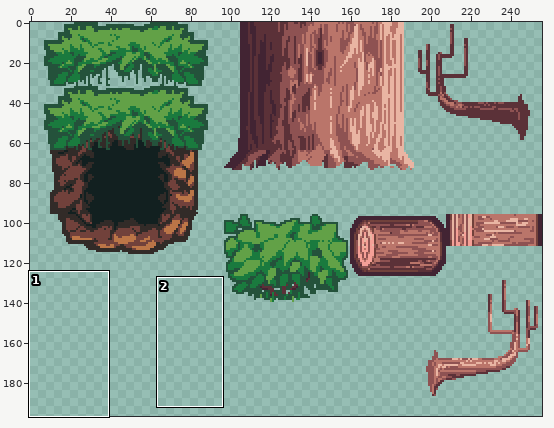
Pixel-art file: Chainsaw/Backgrounds/Tilesets.aseprite. Above: a wide view before the commit, with the close-up outlined.
Close-up. Before the edit:
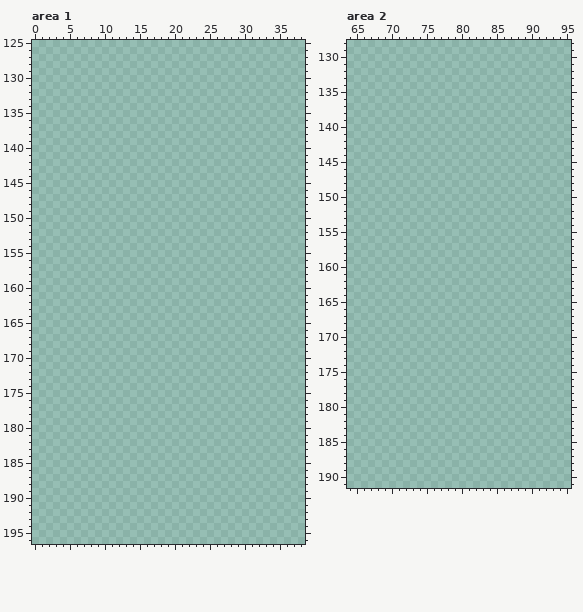
256x256 pixels, 1 frame. Shown: area 1: x 0..38, y 125..196; area 2: x 64..95, y 128..191. The wide view leaves out empty margins.
New version:
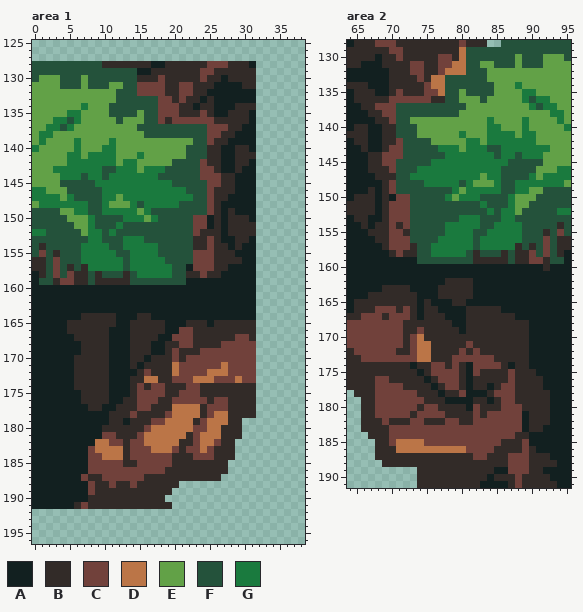
Palette (. is transparent): A #122020  B #322b28  C #71413b  D #bb7547  E #62a147  F #24523b  G #1a7a3e
Edits made:
Changed rows in their new state; - is an unchanged pixel.
Area 1, layer "TilemapFull":
first column x 0:
128 FFFFFFFFFFBBBBBBBAABBBBBBCCCBBBA
129 FFFFFFFFFFFFFFFAABBBBBBBCCBBBBBB
130 FEEEFFFEFFFFFFFBBBCBBBBBCBBABBBB
131 EEEEFFFEFFFEEFFCCCCBBCCBBBAAAABB
132 EEEEEEEEEEEEFFFCCCCBBCCBBAAAAAAA
133 EEEEEEEEEEEEFFFFFFCCBCBBABAAAAAA
134 EEEEEEEGEEEFFFFFFFCCCBBABBAAABBB
135 EEEEEGGEEEEFFFFEFFCCCBBBCBAABBBA
136 EEEGGFGEEEEEFEEEFFCBCCCCCCBBBBBA
137 EEGGFGEEEEEEEEEFFFFFFFFFFCCCBBAA
138 EGGEEEEEEEEEEEEEFFFFFFFFFCCBBAAA
139 EGEEEEGEEEEGEEEEEEEEEEEFFCBBAAAA
140 GEEEEEGEEEGGEEEEEEEEEEFFFBBAABBA
141 EEEEEGGEGGGGEEEGEEEEEEFFFBBAABBB
142 EEEEEGGGGGGGEGGEEEEEFFFFCBBAABBA
143 EEEGGGGGGGFFGGGEGGGFFFFFCCBAABAA
144 EEEEGGGFGGFGGGGGGGFFFFFFCCCBBAAA
145 EEEEFFFFFGGGGGGGGGGGFFFFFCCBBAAA
146 GGEEEFFFFFGGGGGGGGGGGGFFFCBBBAAA
147 GGGGEGFFFFGGEGGGGGGGGGGFFCBBAAAA
148 EGGGGGGGFFGEEEGFGGGGGFFFFCBAAAAA
149 FFFFEEGGFFGGGGGEGFFFFFFFFCBABAAA
150 FFFFFEEEGFFFFGGGEGFFFFFCCABABBBA
151 FFFFFFEEGFFFGFFFFFFFFFFCCABABBBB
152 GGFFFFFEGGFGFFFFFFFFFFFCBBBABBBB
153 FFFFFFFFGGFFFGGGFFFFFFFBBCBAABBA
154 FBFFFFFGGGGFFGGGGGFFFFFBBCBBABAA
155 FCFBFFFGGGGGFFGGGGFFFFFCCCBBBAAA
156 BBFCFFFGGGGGGFGGGGGFFFFCCCBBBBAA
157 BBFCFBFBGGGGGFGGGGGGFFACCCBBAAAA
158 ABFCFCBBFBFFFBFGGGGGFFBBCBBAAAAA
159 AFFBCCBBFBBBBBFFFFFFFFAAAAAAAAAA
160 AAAAAAAAAAAAAAAAAAAAAAAAAAAAAAAA
161 AAAAAAAAAAAAAAAAAAAAAAAAAAAAAAAA
162 AAAAAAAAAAAAAAAAAAAAAAAAAAAAAAAA
163 AAAAAAAAAAAAAAAAAAAAAAAAAAAAAAAA
164 AAAAAAABBBBBAAABBAAAAAAAAAAAAAAA
165 AAAAABBBBBBBAABBBBBAAABBBABBBBBB
166 AAAAABBBBBBAAABBBBBAACCBBBBBBBBB
167 AAAAAABBBBBAAABBBBAACCCBBBBBBCCB
168 AAAAAAABBBBAAABBBAABBCCBBBBCCCCC
169 AAAAAAABBBBAAABBBAABCBBBCCCCCCCC
170 AAAAAABBBBBAAABBABBBCBCCCCCCCCCC
171 AAAAAABBBBBAAABABBBBDCCCCCCDCCCC
172 AAAAAABBBBBAAAABCBBBDCCCCDDDCCCC
173 AAAAAABBBBBAAABBDDBBCCCDDDCCCDCC
174 AAAAAABBBBBAAABCBCCBBBCCBBBBBBBB
175 AAAAAAABBBBAAABCCCCBBCCCBBBBBBBB
176 AAAAAAABBBBAABBCCCBBCCCCCBCCBBBB
177 AAAAAAAABBAABBBCCBBBDDDDBCCCBBBB
178 AAAAAAAAAAABBBCBBBBCDDDDBCDDBBBB
179 AAAAAAAAAAABBABBBCCDDDDBCDDDBB--
180 AAAAAAAAAABBBBBBCDDDDDDCCDDBBB--
181 AAAAAAAAAACCBBBCDDDDDDBCDDDBBB--
182 AAAAAAAAADDCCBCCDDDDDBBCDDCBB---
183 AAAAAAAACDDDDBCCCDDDCBCCDCBBB---
184 AAAAAAAACCDDDBCCCCCCBBBCCCBBB---
185 AAAAAAAACCCCCBBCCCCCBBBBBBBB----
186 AAAAAAAACCCCCCCCCCCBBBBBBBBB----
187 AAAAAAACBBCCCCCCBBBBBBBBBBB-----
188 AAAAAAAACBBCBBCBBBBBB-----------
189 AAAAAAAACBBBBBBBBBBB------------
190 AAAAAAAABBBBBBBBBBB-------------
191 AAAAAABCBBBBBBBBBBBB------------
Area 2, layer "TilemapFull":
first column x 64:
128 ABBBCCCBBBBBBBBBCBBB--FFFFFFFFFF
129 BBBBBBCCBBBBBBBBDFFFFFFFFFFFFFFF
130 BBBBABBCBBBBBCCBDFFFFFFFEFFFEEEF
131 BBAAABBBBCCBBCCDDFFEEFFFEFFFEEEE
132 AAAAAABBBCCBBCDDDFFFEEEEEEEEEEEE
133 AAAAAABBBBCBDDFFFFFFEEEEEEEEEEEE
134 BBBAAABBBBBCDDFFFFFFFEEEGEEEEEEE
135 ABBBAABCBBBCCDFFEFFFFEEEEGGEEEEE
136 ABBBBBCCCCCCBBFFEEEFEEEEEGFGGEEE
137 AABBCCCFFFFFFFFFFEEEEEEEEEGFGGEE
138 AAABBCCFFFFFFFFFEEEEEEEEEEEEEGGE
139 AAAABBCFFEEEEEEEEEEEGEEEEGEEEEGE
140 ABBAABBFFFEEEEEEEEEEGGEEEGEEEEEG
141 BBBAABBFFFEEEEEEGEEEGGGGEGGEEEEE
142 ABBAABBCFFFFEEEEEGGEGGGGGGGEEEEE
143 AABAABCCFFFFFGGGEGGGFFGGGGGGGEEE
144 AAABBCCCFFFFFFGGGGGGGFGGFGGGEEEE
145 AAABBCCFFFFFGGGGGGGGGGGFFFFFEEEE
146 AAABBBCFFFGGGGGGGGGGGGFFFFFEEEGG
147 AAAABBBFFGGGGGGGGGGEGGFFFFGEGGGG
148 AAAAABCFFFFGGGGGFGEEEGFFGGGGGGGE
149 AAABABCFFFFFFFFGEGGGGGFFGGEEFFFF
150 ABBBABACCFFFFFGEGGGFFFFGEEEFFFFF
151 BBBBABCCCFFFFFFFFFFGFFFGEEFFFFFF
152 BBBBABCCCFFFFFFFFFFFGFGGEFFFFFGG
153 ABBAABCCCFFFFFFFGGGFFFGGFFFFFFFF
154 AABABBCBCFFFFFGGGGGFFGGGGFFFFFBF
155 AAABBBCCBFFFFFGGGGFFGGGGGFFFBFCF
156 AAAABBCCCFFFFGGGGGFGGGGGGFFFCFBB
157 AAAAABCCCBFFGGGGGGFGGGGGBFBFCFBB
158 AAAAAABCBBFFGGGGGFBFFFBFBBCFCFBA
159 AAAAAAAAAAFFFFFFFFBBBBBFBBCCBFFA
160 AAAAAAAAAAAAAAAAAAAAAAAAAAAABAAA
161 AAAAAAAAAAAAAAAAAAAAAAAAAAAAAAAA
162 AAAAAAAAAAAAAABBBBAAAAAAAAAAAAAA
163 AAAAABBBBAAAABBBBBAAAAAAAAAAAAAA
164 AAABBBBBBBAAABBBBBAAAAAAAAAAAAAA
165 ABBBBBBBBBABAAABBAAAAAAAAAAAAAAA
166 ABBBCCCBCBABBAAAABBBBBAAAAAAAAAA
167 BBCCCBCCCBABBBAAABBBBBBBAAAAAAAA
168 CCCCCCCCBBBBBBBAABBBBBBBBBAAAAAA
169 CCCCCCCCBBCBBBBBABBBBBBBBBAAAAAA
170 CCCCCCCCBCDBBBBBBBBBBBBBBBAAAAAA
171 CCCCCCCCBCDDBBBBBCBBBBBBBBAAAAAA
172 BCCCCCCBBCDDBBBBCBCBBBBBBBAAAAAA
173 BBCCCCCCCCDDBBBCCCCCCBBBBBAAAAAA
174 BBBBBBBBBABBCCBCBACCCCBABBAAAAAA
175 BBBBBBBBBBABCCCCBACBBBBCBBBAAAAA
176 BBBBCCBBBBBABCCCBABBBBBCBBBBAAAA
177 BBBBCCCCBBBBABCCBABBABCCBBBBAAAA
178 -BBBCCCCCCBBBABBCAAABCCCBBBBBAAA
179 --BBCCCCCCCBBBAAAABBABCCBBBBBAAA
180 --BBCCCCCCBCCBBBBACBBBCCCBBBBAAA
181 --BBCCCCCBCCCCBBBBCBCCCCCABBBAAA
182 --BBBCBBBCCBBBCCBBCCCCCCCABBBAAA
183 --BBBBCCCCCCCCCCCCCCCCCCCABBAAAA
184 ---BBBCCCCCCCCCCCCCCCCCCBBAAAAAA
185 ----BBCDDDDCCCCCCCCCCCBBBCAAAAAA
186 ----BBBDDDDDDDDDDCCCCBBBBCBAAAAA
187 ----BBBBBBBBBBBBBBCCBBBCCCBBBAAA
188 -----BBBBBBBBBBBBBBBBBBCCCBBBBAA
189 ----------BBBBBBBBBBBAACCCBBAAAA
190 ----------BBBBBBBBBBABBBCBBBBAAA
191 ----------BBBBBBBBBAAAABCBBBBBAA
Where, in picture pixels (left, top, right, bottom), the same in both close-ups:
added: (32, 61, 256, 509)
added: (347, 40, 571, 488)
